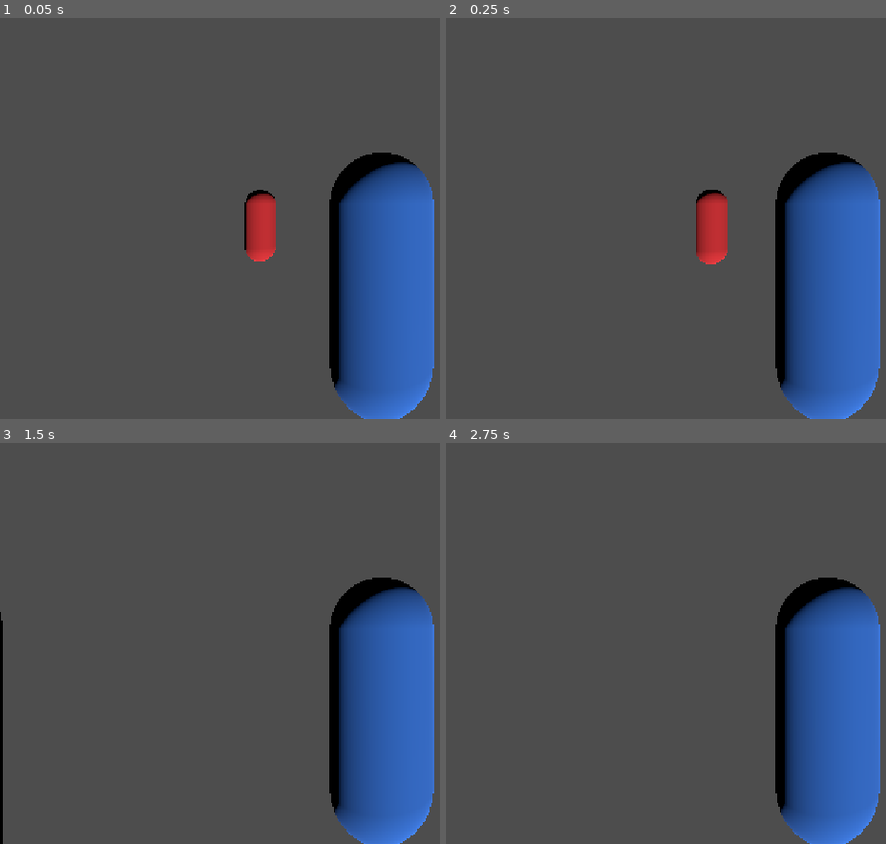
Above: before the commit, frames 1-4 (two rows, left to right).
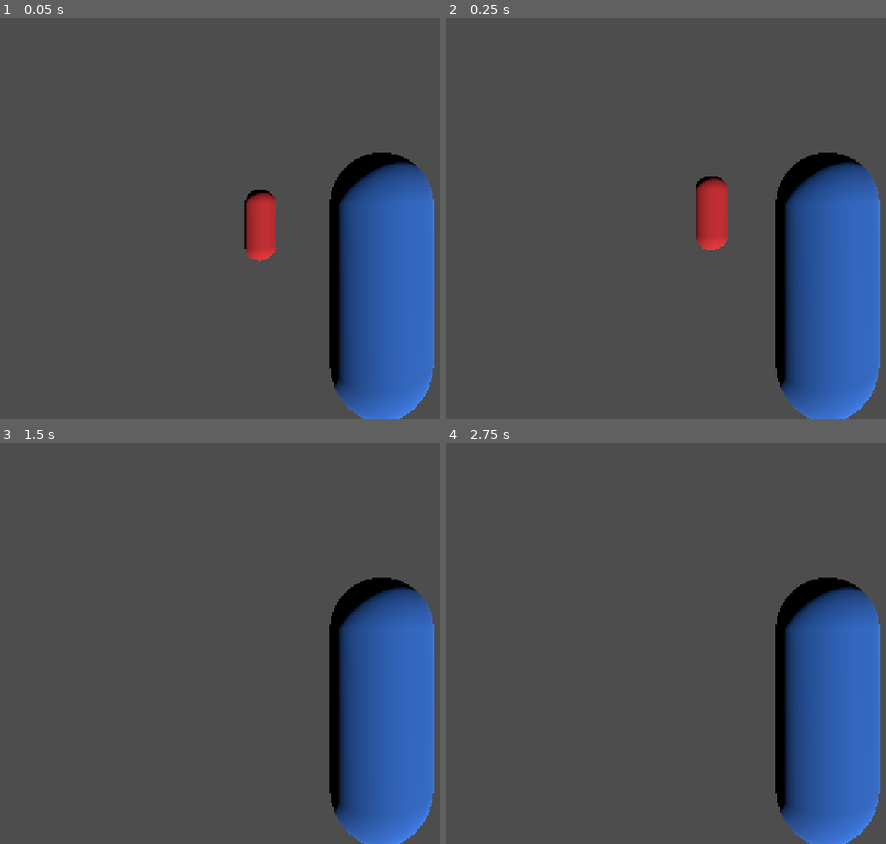
Above: after the commit, the same moments.

Repository: 1sabellavr/Parciar2VideoJuegos
Game: Godot game, scene res://Nivel.tscn
Same seed, same stepped clock (60 frames per second), same inputs: the game is played once before the commit and once after it.
Inputs (mouse positions are in pixels of both pictures, inside the frame that each line leads up to):
- Up to frame 1 (0.05 s): no input
- Up to frame 2 (0.25 s): no input
- Up to frame 3 (1.5 s): move the mouse to (422, 627) at 0.52 s; hold W (move_up) from 0.53 s (still down); tap Space (saltar) at 0.6, 0.77, 1.07 s; move the mouse to (343, 631) at 1.27 s; tap E (accion) at 1.35 s
- Up to frame 4 (2.75 s): keep holding W (move_up); tap Space (saltar) at 1.52, 1.55, 1.82, 2.1 s; tap Enter at 2 s; move the mouse to (846, 623) at 2.02 s

The runs differ from the first frame. In frame 1, less than 0.1% of the frame differs, in the area x 55-63%, y 42-61%; in frame 2, 0.7%, in the area x 56-64%, y 39-62%; in frame 3, 0.4%; in frame 4, less than 0.1%.

Commit message:
ajuste de variables repetidas

Diff:
--- a/Turno 2/Proyecto_Parcial_Corte2_B/Assets/jugador.gd
+++ b/Turno 2/Proyecto_Parcial_Corte2_B/Assets/jugador.gd
@@ -8,6 +8,10 @@
 @export var aceleracion: float = 12.0
 @export var friccion: float = 20.0
 
+@export var turn_speed: float = 12.0
+@export var fuerzaSalto: float = 4.5
+
+
 
 func _ready() -> void:
 	if camara == null:
@@ -15,6 +19,13 @@
 
 
 func _physics_process(delta: float) -> void:
+	# Gravedad y salto
+	if not is_on_floor():
+		velocity += get_gravity() * delta
+
+	elif Input.is_action_just_pressed("saltar"):
+		velocity.y = fuerzaSalto
+
 	# --- Horizontal: hacia dónde quiere ir ------------------------------
 	var input_dir := Input.get_vector("move_left", "move_right", "move_up", "move_down")
 	var entrada := Vector3(input_dir.x, 0.0, input_dir.y)
@@ -23,6 +34,7 @@
 	var direction := camara.global_basis * entrada
 	direction.y = 0.0
 	direction = direction.normalized()
+
 
 	# TODO (Tarea 3): esto asigna la velocidad DE GOLPE. Reemplazar por
 	# move_toward con aceleración y fricción, como en la Sesión 9.
